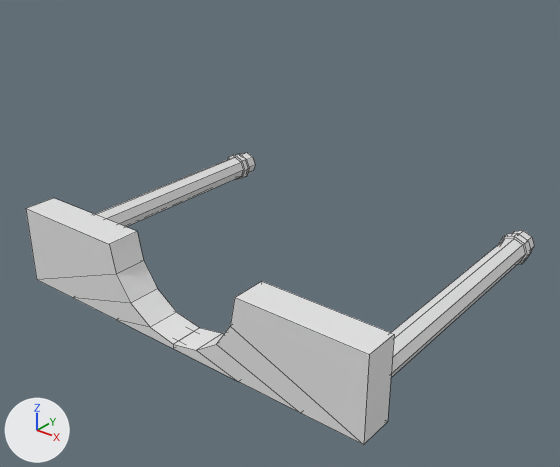
Renders of the FBX model Assets/05_Models/Props/Lego_1x12x2_Pipe.fbx from each side of a commit.
Rendered twice from a 50 mm lens placed at (1.5, -10.11, 2.77), pointed at (-0.98, -7.0, 0.84). Arrows for +X, +Y and +Z are at lower left; the lights stay in place. Mesh edges are drawn as thin lines. Where no turn or scale is listed for an object, it has been applied to the vertices.

Objects in the first picture: 'Lego_1x12x2_Pipe'.
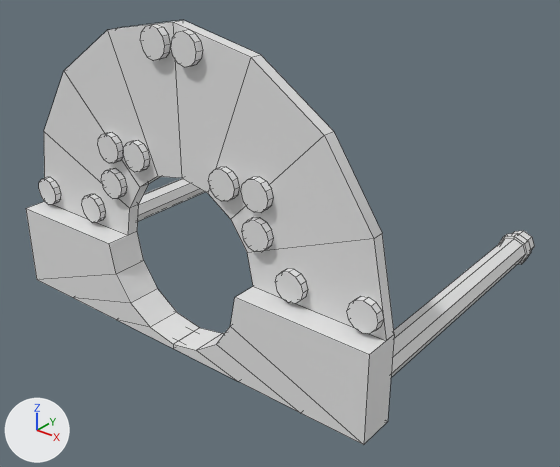
Pixel boxes [x1, y1, x2, y2] of what changed, in the pictures (560 x 467 px):
'Lego_1x12x2_Pipe', reshaped (45% taller): before [26, 153, 534, 445]; after [26, 20, 534, 445]
part 1 of me_cube_779, added: after [39, 20, 394, 340]

Edits to the bpy script that builds the scene:
```text
Change me_cube_779:
    used by ob_lego_1x12x2_pipe; location = (-1.092, -7.672, 0.652)
    remove me_cube_779.from_pydata(...)  # 160 vertices, 146 faces; spans x -1.2..1.2, y -0.1..1.78, z -0.23..0.25
    add me_cube_779.from_pydata(...)  # 570 vertices, 420 faces; spans x -1.2..1.2, y -0.1..1.78, z -0.23..1.45
    me_cube_779 part 1: 410 vertices added at x -1.2..1.2, y -0.01..0.1, z 0.25..1.45
```
